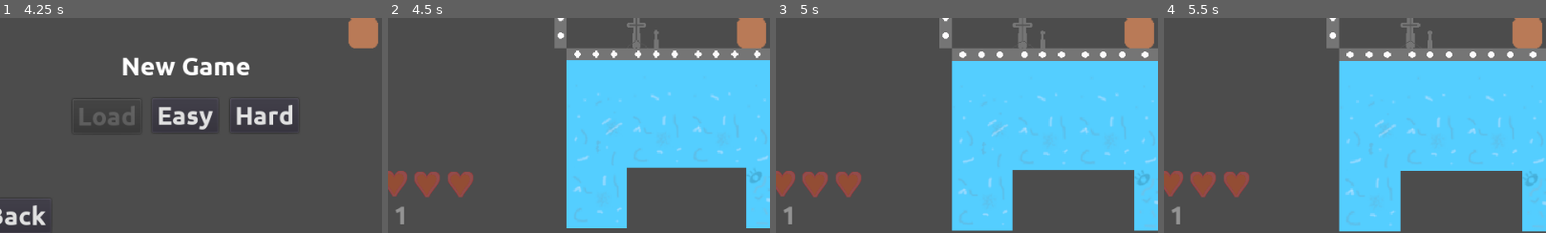
Above: before the commit, frames 1-4 (left to right).
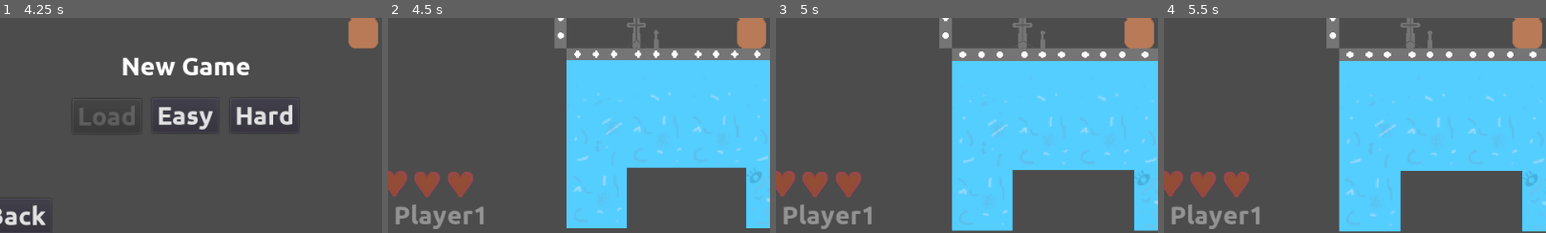
Above: after the commit, the same moments.

Repository: wsheldon67/Scredric
Game: Godot game, scene res://Main.tscn
The game is run twice, just before and just after one commit, with the same random seed, the same clock (stepped at 60 frames per second) and the same inputs.
Inputs:
- Up to frame 1 (4.25 s): click "Start" at 0.5 s; click "Back" at 1.25 s; click "Start" at 2 s; click "Join" at 2.75 s; click "Ready" at 3.5 s
- Up to frame 2 (4.5 s): click "Easy" at 4.25 s
- Up to frame 3 (5 s): no input
- Up to frame 4 (5.5 s): tap Enter at 5 s
The pictures show only the part of the screen within x 2-52%, y 50-100%; the shares and areas given below are measured in that part.

Frame 1 is identical in both runs. In frame 2, 0.9% of the frame differs, in the area x 2-25%, y 86-99%; in frame 3, 0.9%; in frame 4, 0.9%.

Commit message:
"Player" before player number

Diff:
--- a/project/assets/game/PlayerHUD.gd
+++ b/project/assets/game/PlayerHUD.gd
@@ -6,7 +6,7 @@
 var health = 3
 
 func _ready():
-	$Label.text = str(player_number)
+	$Label.text = "Player" + str(player_number)
 
 
 func hide_if_no_player():
